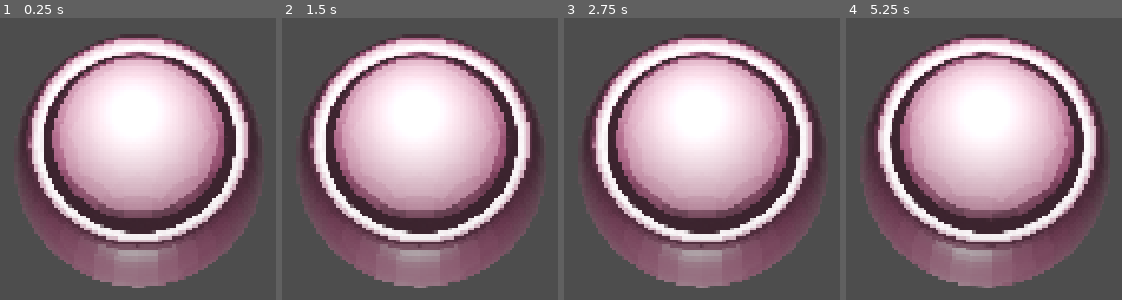
Above: before the commit, frames 1-4 (left to right).
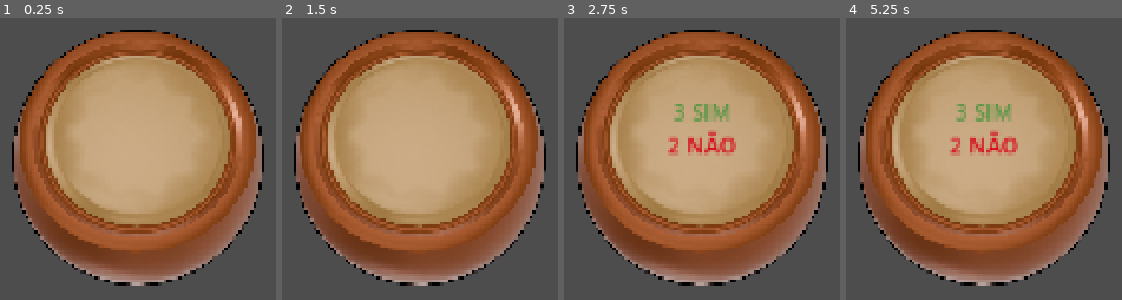
Above: after the commit, the same moments.

Repository: ThatLua/SindicaosWGJ
Game: Godot game, scene res://scenes/game.tscn
Same seed, same stepped clock (60 frames per second), same inputs: the game is played once before the commit and once after it. This scene is started directly instead of the project's main scene.
Inputs (mouse positions are in pixels of both pictures, inside the frame that each line leads up to):
- Up to frame 1 (0.25 s): no input
- Up to frame 2 (1.5 s): tap Enter at 0.5 s; move the mouse to (422, 159) at 0.52 s; click (422, 159) at 0.67 s; move the mouse to (outside the picture) at 1.27 s; click (outside the picture) at 1.42 s
- Up to frame 3 (2.75 s): move the mouse to (outside the picture) at 2.02 s; click (outside the picture) at 2.17 s
- Up to frame 4 (5.25 s): tap Space at 2.75, 4.25 s; move the mouse to (outside the picture) at 2.77 s; click (outside the picture) at 2.92 s; tap Enter at 3.5, 5 s; move the mouse to (outside the picture) at 3.52 s; click (outside the picture) at 3.67 s; move the mouse to (outside the picture) at 4.27 s; click (outside the picture) at 4.42 s; move the mouse to (1064, 159) at 5.02 s; click (1064, 159) at 5.17 s

The runs differ from the first frame. In frame 1, 65% of the frame differs, in the area x 4-96%, y 4-96%; in frame 2, 65%; in frame 3, 65%; in frame 4, 65%.

Commit message:
não sei mais oq eu fiz

Diff:
--- a/sindicaos/scenes/8_ball.tscn
+++ b/sindicaos/scenes/8_ball.tscn
@@ -1,7 +1,7 @@
 [gd_scene format=3 uid="uid://bi0ba8rx16mek"]
 
 [ext_resource type="Script" uid="uid://h33lq7pxrgbp" path="res://scripts/magicball.gd" id="1_3vpcg"]
-[ext_resource type="Texture2D" uid="uid://dvxtvewyem0xl" path="res://Assets/3D assets/8Ball/8Ball_Placeholder.png" id="2_60j1f"]
+[ext_resource type="Texture2D" uid="uid://dmgj16iassh61" path="res://Assets/3D assets/8Ball/cobre.png" id="2_60j1f"]
 
 [sub_resource type="CircleShape2D" id="CircleShape2D_penyb"]
 radius = 11.500679
@@ -11,31 +11,50 @@
 metadata/_edit_group_ = true
 
 [node name="8ball" type="Sprite2D" parent="." unique_id=772138949]
-position = Vector2(1, 1)
 scale = Vector2(0.2, 0.2)
 texture = ExtResource("2_60j1f")
 
 [node name="CollisionShape2D" type="CollisionShape2D" parent="." unique_id=2056375722]
-position = Vector2(1, 0)
-scale = Vector2(8, 8)
+position = Vector2(0, -2)
+scale = Vector2(8.035104, 8)
 shape = SubResource("CircleShape2D_penyb")
+debug_color = Color(0.29165423, 0.39936596, 0.4169704, 0.41960785)
 
-[node name="CanvasLayer" type="CanvasLayer" parent="." unique_id=1338677644]
-process_priority = 1
-follow_viewport_enabled = true
+[node name="Control" type="Control" parent="." unique_id=1269769663]
+layout_mode = 3
+anchors_preset = 0
+offset_left = -50.0
+offset_top = -67.0
+offset_right = 53.0
+offset_bottom = 24.0
+mouse_filter = 2
 
-[node name="Total" type="RichTextLabel" parent="CanvasLayer" unique_id=1475790173]
-modulate = Color(0.70828635, 0.073579036, 0.34181863, 1)
-anchors_preset = -1
-anchor_left = -0.036458332
-anchor_top = -0.09104938
-anchor_right = 0.037326388
-anchor_bottom = 0.026234567
-offset_right = 1.0
+[node name="RichTextLabel" type="RichTextLabel" parent="Control" unique_id=1365589011]
+modulate = Color(0.342649, 0.58138406, 0.2648215, 1)
+layout_mode = 0
+offset_left = 1.0
+offset_top = 17.0
+offset_right = 99.0
+offset_bottom = 47.0
+mouse_filter = 2
 text = "X SIM
-X NÃO"
+"
 horizontal_alignment = 1
 vertical_alignment = 1
-metadata/_edit_use_anchors_ = true
+language = "pt_BR"
+
+[node name="RichTextLabel2" type="RichTextLabel" parent="Control" unique_id=932292043]
+modulate = Color(0.84475636, 0, 0.069070876, 1)
+layout_mode = 0
+offset_left = 1.0
+offset_top = 41.0
+offset_right = 99.0
+offset_bottom = 71.0
+mouse_filter = 2
+text = "Y NÃO
+"
+horizontal_alignment = 1
+vertical_alignment = 1
+language = "pt_BR"
 
 [connection signal="input_event" from="." to="." method="_on_input_event"]
--- a/sindicaos/scripts/magicball.gd
+++ b/sindicaos/scripts/magicball.gd
@@ -5,10 +5,10 @@
 var num_nao
 var sorteio_realizado
 
-
 func _ready() -> void:
 	sorteio_realizado = false
-	$CanvasLayer/Total.text = str("")
+	$Control/RichTextLabel.text = str("")
+	$Control/RichTextLabel2.text = str("")
 
 func sorteio_diario():
 
@@ -17,8 +17,9 @@
 		num_nao = 1 + sorteio
 		num_sim = 1 + 4 - num_nao
 		shake_8ball()
-		await get_tree().create_timer(1).timeout
-		$CanvasLayer/Total.text = str(num_sim, " SIM\n", num_nao, " NÃO")
+		await get_tree().create_timer(1.2).timeout
+		$Control/RichTextLabel.text = str(num_sim, " SIM")
+		$Control/RichTextLabel2.text = str(num_nao, " NÃO")
 		print("Sims: ",num_sim)
 		print("Nãos: ",num_nao)
 		print("Total de respostas: ", num_sim + num_nao)
@@ -36,8 +37,10 @@
 	var rotbola = bola.rotation
 	var tween = create_tween()
 
-	tween.tween_property(bola, "rotation", rotbola + deg_to_rad(18), 0.2)
-	tween.tween_property(bola, "rotation", rotbola + deg_to_rad(-18), 0.2)
+	tween.tween_property(bola, "rotation", rotbola + deg_to_rad(18), 0.15)
+	tween.tween_property(bola, "rotation", rotbola + deg_to_rad(-18), 0.15)
+	tween.tween_property(bola, "rotation", rotbola + deg_to_rad(18), 0.10)
+	tween.tween_property(bola, "rotation", rotbola + deg_to_rad(-18), 0.10)
 	tween.tween_property(bola, "rotation", rotbola + deg_to_rad(18), 0.2)
 	tween.tween_property(bola, "rotation", rotbola + deg_to_rad(-18), 0.2)
 	tween.tween_property(bola, "rotation", rotbola + deg_to_rad(0), 0.2)
Binary file added: sindicaos/Assets/3D assets/8Ball/cobre.png
Not shown, added: sindicaos/Assets/3D assets/8Ball/cobre.png.import
Not shown, added: sindicaos/scenes/game.tscn5959934937.tmp
